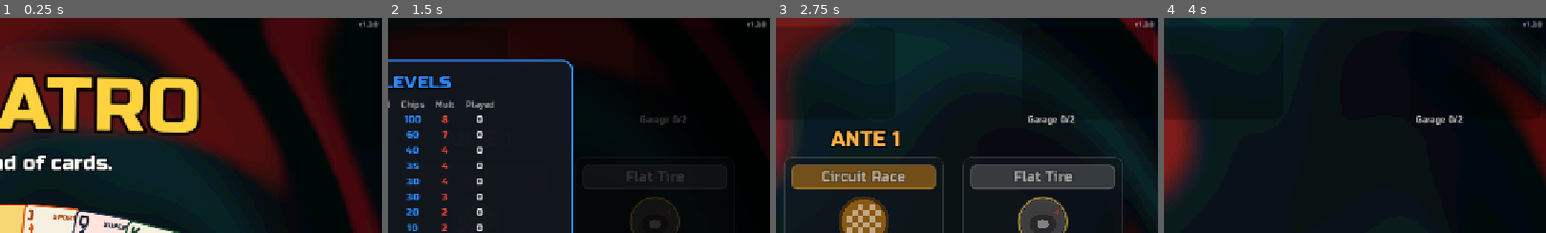
Above: before the commit, frames 1-4 (left to right).
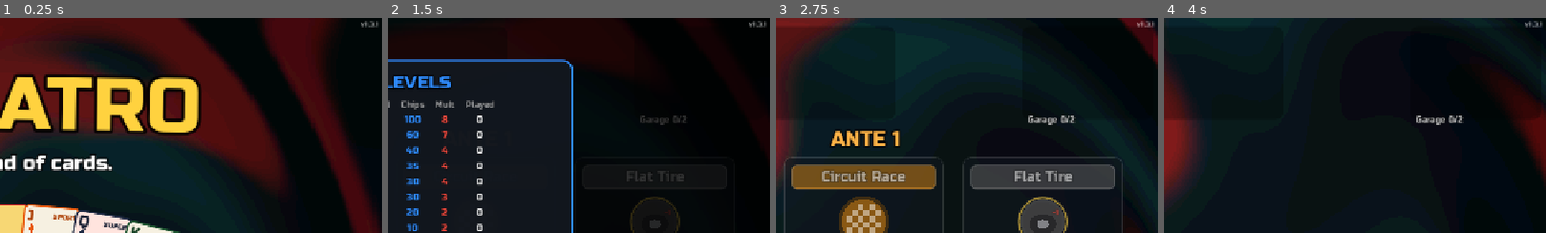
Above: after the commit, the same moments.

Repository: pycz2/carlatro
Game: Godot game, scene res://main.tscn
The game is run twice, just before and just after one commit, with the same random seed, the same clock (stepped at 60 frames per second) and the same inputs.
Inputs:
- Up to frame 1 (0.25 s): no input
- Up to frame 2 (1.5 s): click "Start Engine" at 0.5 s; click "Run Info" at 1.25 s
- Up to frame 3 (2.75 s): click "Speed 1x" at 2 s
- Up to frame 4 (4 s): click "Race!" at 2.75 s; click "Rank" at 3.5 s
The pictures show only the part of the screen within x 50-100%, y 0-50%; the shares and areas given below are measured in that part.

The runs differ from the first frame. In frame 1, less than 0.1% of the frame differs, in the area x 94-99%, y 1-5%; in frame 2, less than 0.1%; in frame 3, less than 0.1%; in frame 4, less than 0.1%.

Commit message:
Release v1.3.1
Co-Authored-By: Claude Opus 5.5 <noreply@anthropic.com>

Diff:
--- a/project.godot
+++ b/project.godot
@@ -5,7 +5,7 @@
 
 config/name="Carlatro"
 config/description="Cars instead of cards."
-config/version="1.3.0"
+config/version="1.3.1"
 run/main_scene="res://main.tscn"
 config/features=PackedStringArray("4.7", "GL Compatibility")
 config/icon="res://icon.svg"
Not shown, changed: export_presets.cfg
